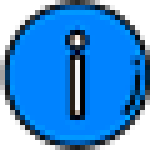
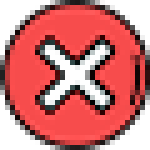
Comparing the layer stacks of the two w=150, h=150 images. Changes:
added layer "Error" above "Info" over [0, 0, 150, 150]
hid "Info" over [0, 0, 150, 150]
